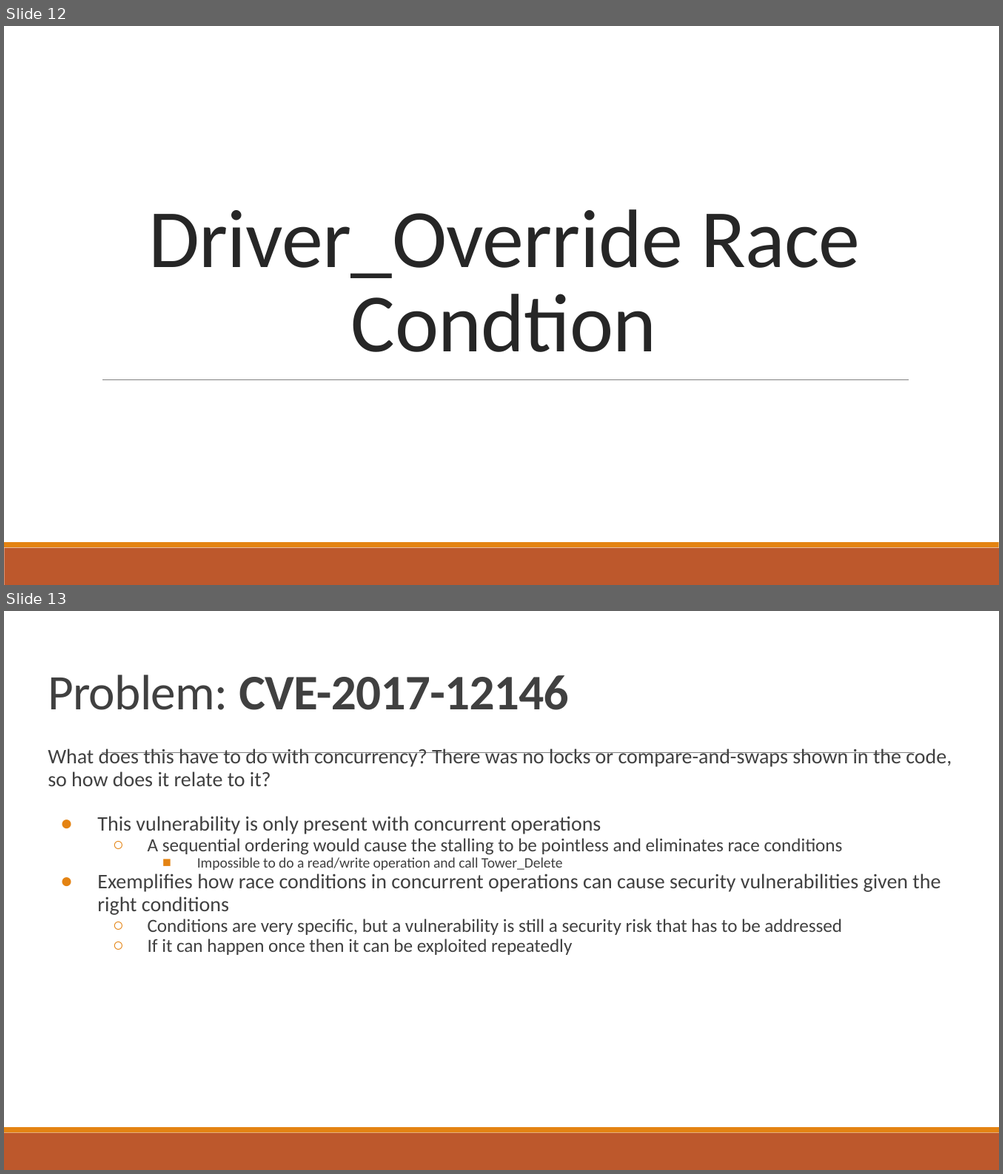
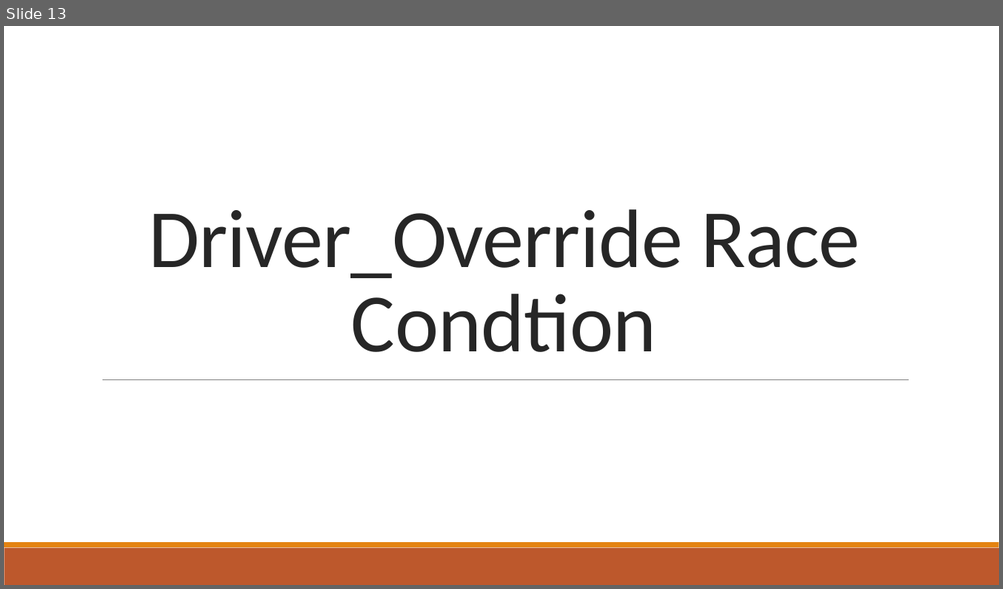
Before and after one commit to ttown386/PaVT-BST, a slide deck: doc/HW2/Tower Probe Race Condition.pptx. Shown one above the other, each under a label of ours: slides 12 and 13 before the commit, slide 13 after it. The pictures are 1003x1174 and 1003x589 pixels, drawn with LibreOffice and Linux fonts; fonts in the diff are those of the drawing. Boxes give left, top, right and bottom in pixels: in the first picture for what was removed or moved away, otherwise in the second. Text is boxed around its words. In the diff, an @@ line names an element or a change of style, - is before the commit and + after.

```diff
--- a/doc/HW2/Tower Probe Race Condition.pptx
+++ b/doc/HW2/Tower Probe Race Condition.pptx
@@ slide 13 removed at [4, 611, 999, 1170], background #FFFFFF; not listed: 2 template elements that a slide beside it also shows @@
@@ title removed at [48, 675, 568, 710] @@
-Problem: CVE-2017-12146
@@ text removed at [48, 749, 951, 955] @@
-What does this have to do with concurrency? There was no locks or compare-and-swaps shown in the code, so how does it relate to it?
-● This vulnerability is only present with concurrent operations
-  ○ A sequential ordering would cause the stalling to be pointless and eliminates race conditions
-    ■ Impossible to do a read/write operation and call Tower_Delete
-● Exemplifies how race conditions in concurrent operations can cause security vulnerabilities given the right conditions
-  ○ Conditions are very specific, but a vulnerability is still a security risk that has to be addressed
-  ○ If it can happen once then it can be exploited repeatedly
@@ line removed from (102, 753) to (914, 753) @@
@@ what was slide 12 is now slide 13 @@
```
Also in this commit, not shown: 4 slides changed, 13 slides added.
